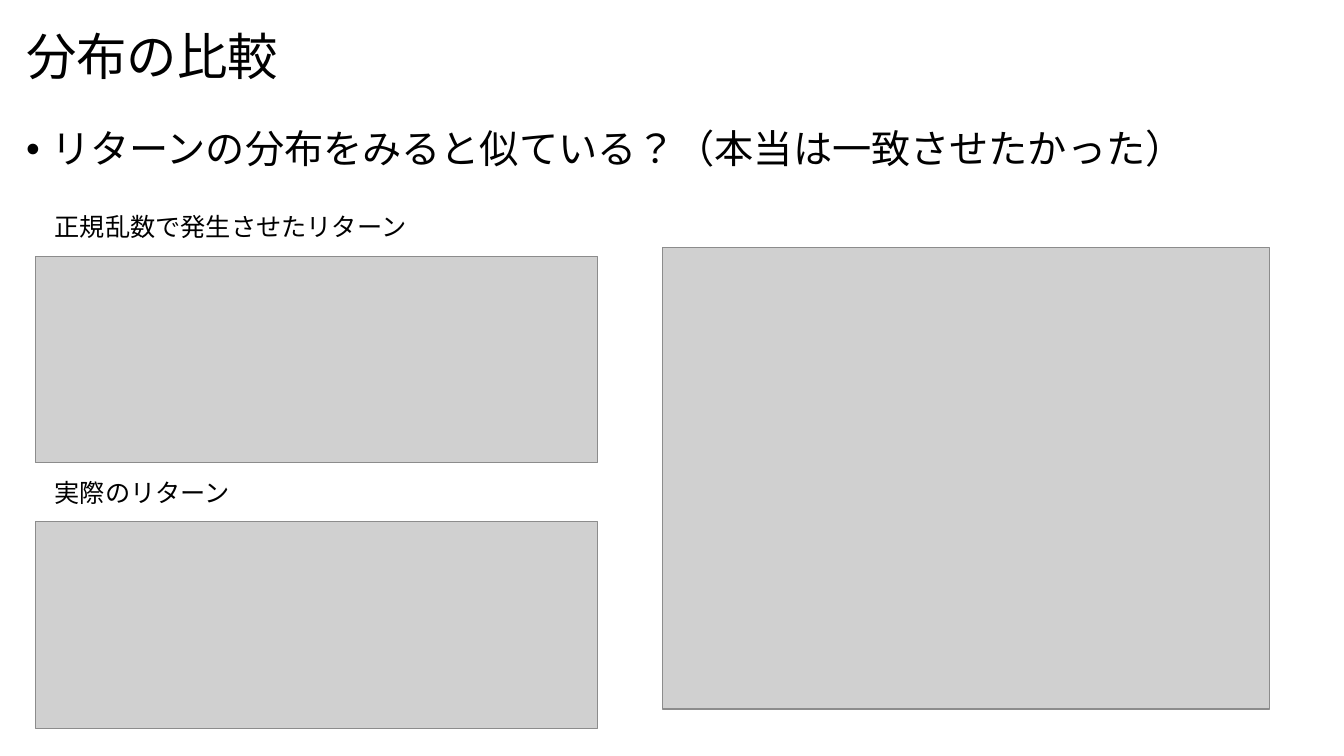
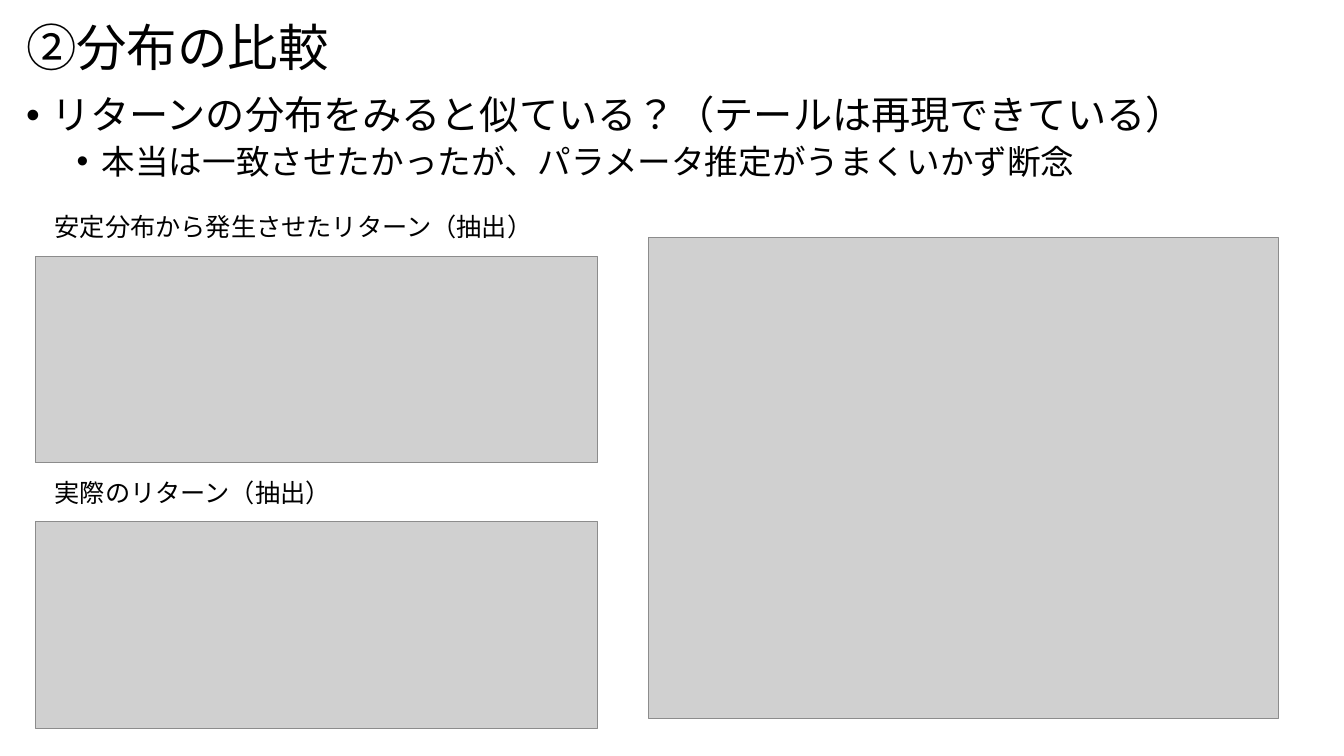
Before and after one commit to nakayasu720/report, a slide deck: slide 13 of 時系列データの生成.pptx. Drawn at 1344x756 pixels with LibreOffice and Linux fonts; fonts in the diff are those of the drawing; grey boxes stand for pictures. Boxes give left, top, right and bottom in pixels: in the first picture for what was removed or moved away, otherwise in the second. Text is boxed around its words. In the diff, an @@ line names an element or a change of style, - is before the commit and + after.

```diff
--- a/時系列データの生成.pptx
+++ b/時系列データの生成.pptx
@@ title at bbox=[26, 23, 328, 71]: text changed @@
-分布の比較
+②分布の比較
@@ text at bbox=[51, 95, 1184, 177]: text changed @@
-• リターンの分布をみると似ている？（本当は一致させたかった）
+• リターンの分布をみると似ている？（テールは再現できている）
+  • 本当は一致させたかったが、パラメータ推定がうまくいかず断念
@@ text at bbox=[55, 214, 533, 239]: text changed @@
-正規乱数で発生させたリターン
+安定分布から発生させたリターン（抽出）
@@ picture: place and size @@
-picture at bbox=[662, 247, 1269, 709]
+picture at bbox=[648, 238, 1279, 718]
@@ text at bbox=[55, 480, 331, 505]: text changed @@
-実際のリターン
+実際のリターン（抽出）
```
Also in this commit, not shown: 17 other slides changed, 5 slides added, 3 slides removed.
